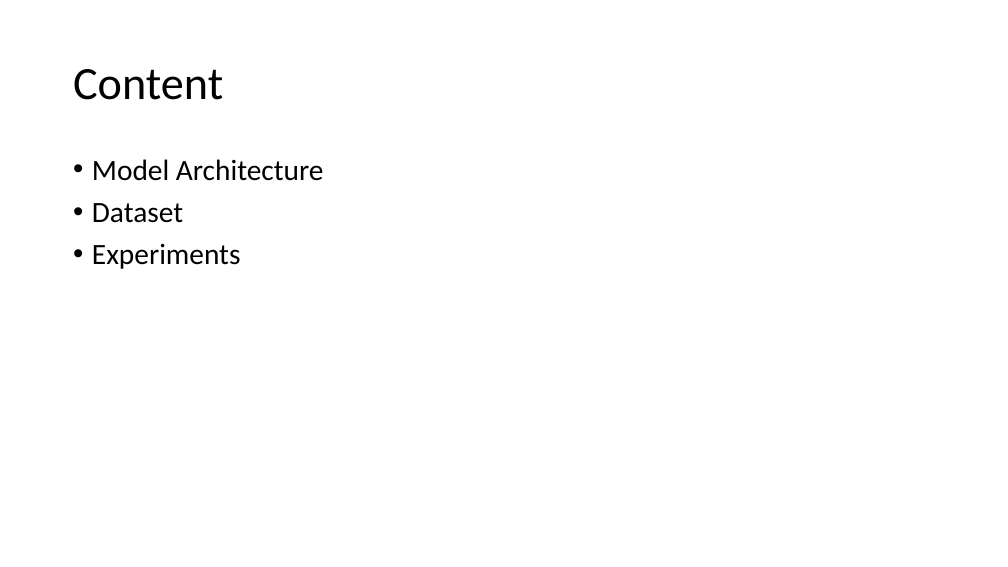
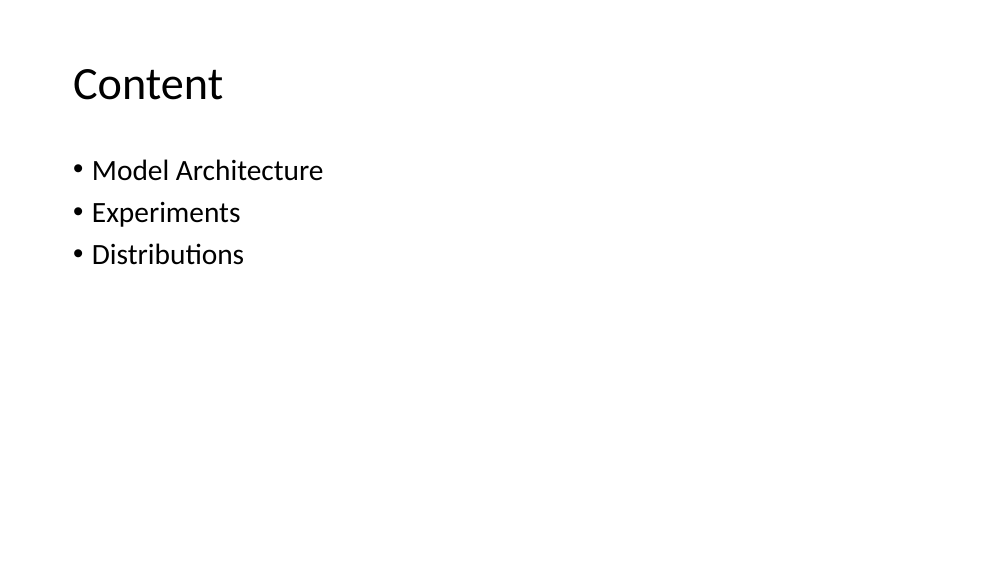
Before and after one commit to ekoenig4/Tau3MuGNNs, a slide deck: slide 2 of Tau3MuGNNs.pptx. Drawn at 1008x567 pixels with LibreOffice and Linux fonts; fonts in the diff are those of the drawing. Boxes give left, top, right and bottom in pixels: in the first picture for what was removed or moved away, otherwise in the second. Text is boxed around its words. In the diff, an @@ line names an element or a change of style, - is before the commit and + after.

```diff
--- a/Tau3MuGNNs.pptx
+++ b/Tau3MuGNNs.pptx
@@ text at bbox=[92, 203, 183, 223]: paragraph removed @@
-• Dataset
@@ text at bbox=[92, 243, 244, 265]: paragraph added @@
+• Distributions
```
Also in this commit, not shown: 2 other slides changed, 15 slides added, 11 slides removed, 9 other files.
